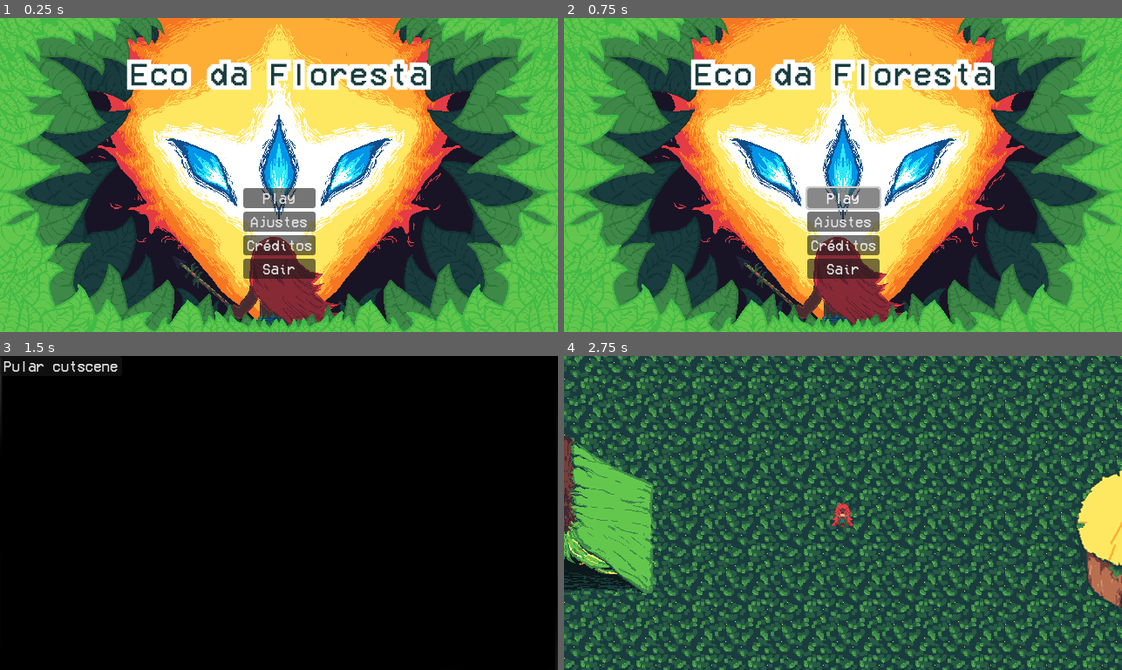
Above: before the commit, frames 1-4 (two rows, left to right).
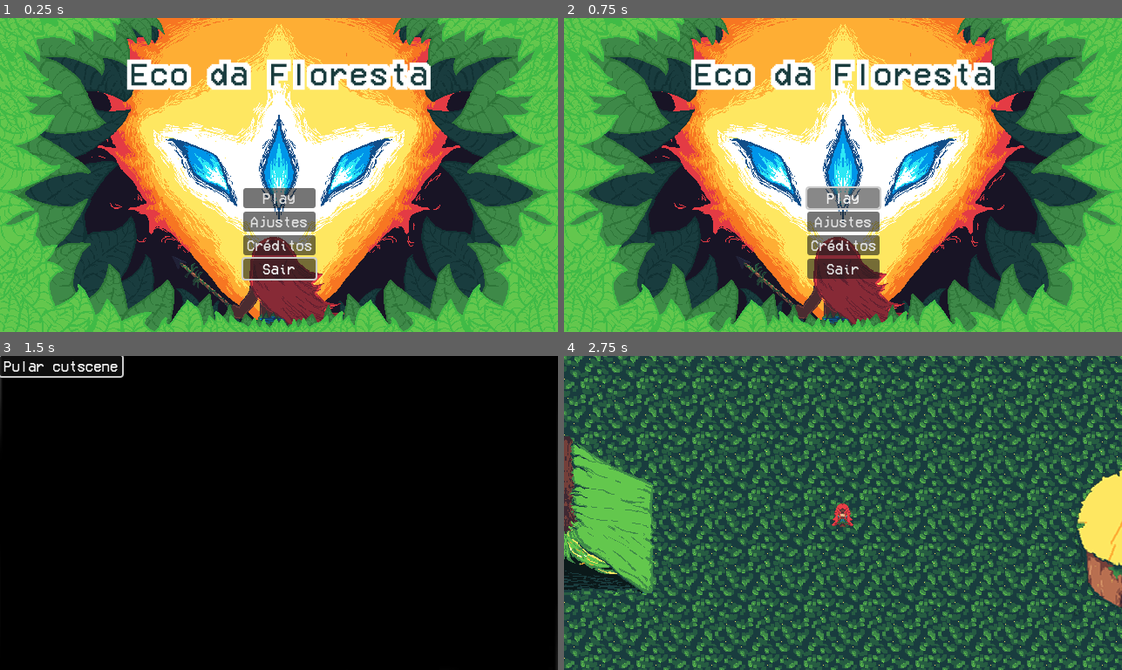
Above: after the commit, the same moments.

Repository: SamuelMTL/AmazonProject
Game: Godot game, scene res://scenes/MainMenuScene/MainMenu.tscn
Same seed, same stepped clock (60 frames per second), same inputs: the game is played once before the commit and once after it. Sound files missing from this copy of the repository are replaced by a short silence.
Inputs (mouse positions are in pixels of both pictures, inside the frame that each line leads up to):
- Up to frame 1 (0.25 s): no input
- Up to frame 2 (0.75 s): click "Play" at 0.5 s
- Up to frame 3 (1.5 s): move the mouse to (401, 497) at 1.27 s; hold Right (ui_right) from 1.28 s (still down); tap R (BoitataPower) at 1.35 s
- Up to frame 4 (2.75 s): release Right (ui_right) at 2 s; click "Pular cutscene" at 2 s

The runs differ from the first frame. In frame 1, 0.2% of the frame differs, in the area x 43-57%, y 76-84%; in frame 2, nothing differs; in frame 3, 0.1%; in frame 4, nothing differs.

Commit message:
controle

Diff:
--- /dev/null
+++ b/amazonproject/Components/CucaShopComponents/comprar.gd
@@ -0,0 +1,3 @@
+extends Button
+func _ready() -> void:
+	grab_focus()
--- a/amazonproject/Components/CucaShopComponents/cuca_shop.tscn
+++ b/amazonproject/Components/CucaShopComponents/cuca_shop.tscn
@@ -1,9 +1,11 @@
-[gd_scene load_steps=5 format=3 uid="uid://ck8ariskkrufx"]
+[gd_scene load_steps=7 format=3 uid="uid://ck8ariskkrufx"]
 
 [ext_resource type="Script" path="res://Components/CucaShopComponents/cuca_shop.gd" id="1_wu8yr"]
 [ext_resource type="Texture2D" uid="uid://dis84o1anhc3j" path="res://assets/CucaShop/Group 3.png" id="2_sfulu"]
 [ext_resource type="FontFile" uid="uid://bm1yrc41rrxlf" path="res://assets/fonts/VCR_OSD_MONO_1.001.ttf" id="3_ghpmu"]
+[ext_resource type="Script" path="res://Components/CucaShopComponents/sair.gd" id="4_77wtq"]
 [ext_resource type="AudioStream" uid="uid://dglfulsg2p7pl" path="res://assets/sound/sfx/item_buy.wav" id="4_p36ku"]
+[ext_resource type="Script" path="res://Components/CucaShopComponents/comprar.gd" id="5_a36nr"]
 
 [node name="CucaShop" type="Control"]
 layout_mode = 3
@@ -52,6 +54,7 @@
 offset_right = 23.68
 offset_bottom = 21.0
 flat = true
+script = ExtResource("4_77wtq")
 
 [node name="HBoxContainer" type="HBoxContainer" parent="."]
 layout_mode = 2
@@ -133,6 +136,7 @@
 offset_right = 167.0
 offset_bottom = 297.0
 text = "Comprar"
+script = ExtResource("5_a36nr")
 
 [node name="BuySound" type="AudioStreamPlayer" parent="."]
 stream = ExtResource("4_p36ku")
--- /dev/null
+++ b/amazonproject/Components/CucaShopComponents/sair.gd
@@ -0,0 +1,3 @@
+extends Button
+func _ready() -> void:
+	grab_focus()
--- a/amazonproject/Components/InventarioComponent/Inventory.tscn
+++ b/amazonproject/Components/InventarioComponent/Inventory.tscn
@@ -1,6 +1,7 @@
-[gd_scene load_steps=2 format=3 uid="uid://d2ynrtn7egk4q"]
+[gd_scene load_steps=3 format=3 uid="uid://d2ynrtn7egk4q"]
 
 [ext_resource type="Script" path="res://Components/InventarioComponent/inventory.gd" id="1_fck8m"]
+[ext_resource type="Script" path="res://Components/InventarioComponent/voltar.gd" id="2_qtwh2"]
 
 [node name="Inventory" type="Control"]
 process_mode = 3
@@ -32,6 +33,7 @@
 [node name="Voltar" type="Button" parent="PanelContainer/VBoxContainer"]
 layout_mode = 2
 text = "voltar"
+script = ExtResource("2_qtwh2")
 
 [node name="HBoxContainer3" type="HBoxContainer" parent="PanelContainer/VBoxContainer"]
 layout_mode = 2
--- /dev/null
+++ b/amazonproject/Components/InventarioComponent/voltar.gd
@@ -0,0 +1,4 @@
+extends Button
+
+func _ready() -> void:
+	grab_focus()
--- a/amazonproject/Components/MainMenuButtonComponent/main_menu_button.gd
+++ b/amazonproject/Components/MainMenuButtonComponent/main_menu_button.gd
@@ -10,6 +10,7 @@
 
 func _ready() -> void:
 	text = label_text
+	grab_focus()
 	click_sound.volume_db = -5
 	hover_sound.volume_db = -15
 
--- a/amazonproject/Components/MatintaShopComponent/MatintaShop.tscn
+++ b/amazonproject/Components/MatintaShopComponent/MatintaShop.tscn
@@ -1,11 +1,16 @@
-[gd_scene load_steps=7 format=3 uid="uid://tnrt1ewx2brk"]
+[gd_scene load_steps=12 format=3 uid="uid://tnrt1ewx2brk"]
 
 [ext_resource type="Script" path="res://Components/MatintaShopComponent/matinta_shop.gd" id="1_fdocv"]
 [ext_resource type="Texture2D" uid="uid://cviupvstmji03" path="res://assets/MatintaShop/Group 4.png" id="2_vmuq4"]
 [ext_resource type="Texture2D" uid="uid://b1hgblookf5j6" path="res://assets/MatintaShop/MatintaShopbutton1.png" id="3_bn3um"]
 [ext_resource type="Texture2D" uid="uid://ch4yn16ukvbce" path="res://assets/MatintaShop/MatintaShopbutton2.png" id="4_b6s0f"]
 [ext_resource type="AudioStream" uid="uid://dglfulsg2p7pl" path="res://assets/sound/sfx/item_buy.wav" id="5_11mur"]
+[ext_resource type="Script" path="res://Components/MatintaShopComponent/vender_button.gd" id="5_b222m"]
 [ext_resource type="AudioStream" uid="uid://cj23nylhaw0ke" path="res://assets/sound/sfx/item_sell.wav" id="6_6fhdr"]
+[ext_resource type="Script" path="res://Components/MatintaShopComponent/comprar_button.gd" id="6_741yh"]
+[ext_resource type="Script" path="res://Components/MatintaShopComponent/armaduras_button.gd" id="7_y04hn"]
+[ext_resource type="Script" path="res://Components/MatintaShopComponent/armas_button.gd" id="8_onmak"]
+[ext_resource type="Script" path="res://Components/MatintaShopComponent/voltar.gd" id="9_l67oc"]
 
 [node name="MatintaShop" type="Control"]
 layout_mode = 3
@@ -49,6 +54,7 @@
 toggle_mode = true
 texture_normal = ExtResource("3_bn3um")
 texture_pressed = ExtResource("4_b6s0f")
+script = ExtResource("5_b222m")
 
 [node name="VenderLabel" type="Label" parent="TextureRect/VBoxContainer/HBoxContainer/VBoxContainer/VenderButton"]
 layout_mode = 1
@@ -75,6 +81,7 @@
 button_pressed = true
 texture_normal = ExtResource("3_bn3um")
 texture_pressed = ExtResource("4_b6s0f")
+script = ExtResource("6_741yh")
 
 [node name="ComprarLabel" type="Label" parent="TextureRect/VBoxContainer/HBoxContainer/VBoxContainer2/ComprarButton"]
 layout_mode = 1
@@ -119,6 +126,7 @@
 button_pressed = true
 texture_normal = ExtResource("3_bn3um")
 texture_pressed = ExtResource("4_b6s0f")
+script = ExtResource("7_y04hn")
 
 [node name="ArmadurasLabel" type="Label" parent="TextureRect/VBoxContainer/ComprarContainer/HBoxContainer/ArmadurasButton"]
 layout_mode = 1
@@ -141,6 +149,7 @@
 toggle_mode = true
 texture_normal = ExtResource("3_bn3um")
 texture_pressed = ExtResource("4_b6s0f")
+script = ExtResource("8_onmak")
 
 [node name="ArmasLabel" type="Label" parent="TextureRect/VBoxContainer/ComprarContainer/HBoxContainer/ArmasButton"]
 layout_mode = 1
@@ -187,6 +196,7 @@
 offset_right = 24.24
 offset_bottom = 25.96
 flat = true
+script = ExtResource("9_l67oc")
 
 [node name="Carteira" type="Label" parent="."]
 layout_mode = 0
--- /dev/null
+++ b/amazonproject/Components/MatintaShopComponent/armaduras_button.gd
@@ -0,0 +1,4 @@
+extends TextureButton
+
+func _ready() -> void:
+	grab_focus()
--- /dev/null
+++ b/amazonproject/Components/MatintaShopComponent/armas_button.gd
@@ -0,0 +1,4 @@
+extends TextureButton
+
+func _ready() -> void:
+	grab_focus()
--- /dev/null
+++ b/amazonproject/Components/MatintaShopComponent/comprar_button.gd
@@ -0,0 +1,4 @@
+extends TextureButton
+
+func _ready() -> void:
+	grab_focus()
--- /dev/null
+++ b/amazonproject/Components/MatintaShopComponent/vender_button.gd
@@ -0,0 +1,4 @@
+extends TextureButton
+
+func _ready() -> void:
+	grab_focus()
--- /dev/null
+++ b/amazonproject/Components/MatintaShopComponent/voltar.gd
@@ -0,0 +1,4 @@
+extends Button
+
+func _ready() -> void:
+	grab_focus()
--- a/amazonproject/Components/PauseComponent/pause_components_buttons.gd
+++ b/amazonproject/Components/PauseComponent/pause_components_buttons.gd
@@ -8,6 +8,7 @@
 	text = label_text
 	click_sound.volume_db = -5
 	hover_sound.volume_db = -15
+	grab_focus()
 
 func _on_pressed() -> void:
 	click_sound.play()
--- a/amazonproject/project.godot
+++ b/amazonproject/project.godot
@@ -105,11 +105,13 @@
 pause={
 "deadzone": 0.2,
 "events": [Object(InputEventKey,"resource_local_to_scene":false,"resource_name":"","device":-1,"window_id":0,"alt_press …(195 unchanged characters)…
+, Object(InputEventJoypadButton,"resource_local_to_scene":false,"resource_name":"","device":-1,"button_index":6,"pressure":0.0,"pressed":true,"script":null)
 ]
 }
 inventario={
 "deadzone": 0.2,
 "events": [Object(InputEventKey,"resource_local_to_scene":false,"resource_name":"","device":-1,"window_id":0,"alt_press …(192 unchanged characters)…
+, Object(InputEventJoypadButton,"resource_local_to_scene":false,"resource_name":"","device":-1,"button_index":3,"pressure":0.0,"pressed":true,"script":null)
 ]
 }
 Habilidades={
@@ -120,36 +122,43 @@
 equip_tacape={
 "deadzone": 0.2,
 "events": [Object(InputEventKey,"resource_local_to_scene":false,"resource_name":"","device":-1,"window_id":0,"alt_press …(191 unchanged characters)…
+, Object(InputEventJoypadButton,"resource_local_to_scene":false,"resource_name":"","device":-1,"button_index":11,"pressure":0.0,"pressed":true,"script":null)
 ]
 }
 equip_lanca={
 "deadzone": 0.2,
 "events": [Object(InputEventKey,"resource_local_to_scene":false,"resource_name":"","device":-1,"window_id":0,"alt_press …(191 unchanged characters)…
+, Object(InputEventJoypadButton,"resource_local_to_scene":false,"resource_name":"","device":-1,"button_index":13,"pressure":0.0,"pressed":true,"script":null)
 ]
 }
 equip_boleadeira={
 "deadzone": 0.2,
 "events": [Object(InputEventKey,"resource_local_to_scene":false,"resource_name":"","device":-1,"window_id":0,"alt_press …(191 unchanged characters)…
+, Object(InputEventJoypadButton,"resource_local_to_scene":false,"resource_name":"","device":-1,"button_index":14,"pressure":0.0,"pressed":true,"script":null)
 ]
 }
 equip_zarabatana={
 "deadzone": 0.2,
 "events": [Object(InputEventKey,"resource_local_to_scene":false,"resource_name":"","device":-1,"window_id":0,"alt_press …(191 unchanged characters)…
+, Object(InputEventJoypadButton,"resource_local_to_scene":false,"resource_name":"","device":-1,"button_index":12,"pressure":0.0,"pressed":true,"script":null)
 ]
 }
 CurupiraPower={
 "deadzone": 0.2,
 "events": [Object(InputEventKey,"resource_local_to_scene":false,"resource_name":"","device":-1,"window_id":0,"alt_press …(192 unchanged characters)…
+, Object(InputEventJoypadButton,"resource_local_to_scene":false,"resource_name":"","device":-1,"button_index":10,"pressure":0.0,"pressed":true,"script":null)
 ]
 }
 IaraPower={
 "deadzone": 0.2,
 "events": [Object(InputEventKey,"resource_local_to_scene":false,"resource_name":"","device":-1,"window_id":0,"alt_press …(192 unchanged characters)…
+, Object(InputEventJoypadMotion,"resource_local_to_scene":false,"resource_name":"","device":-1,"axis":5,"axis_value":1.0,"script":null)
 ]
 }
 BoitataPower={
 "deadzone": 0.2,
 "events": [Object(InputEventKey,"resource_local_to_scene":false,"resource_name":"","device":-1,"window_id":0,"alt_press …(192 unchanged characters)…
+, Object(InputEventJoypadMotion,"resource_local_to_scene":false,"resource_name":"","device":-1,"axis":4,"axis_value":1.0,"script":null)
 ]
 }
 
--- a/amazonproject/scenes/MainMenuScene/MainMenu.tscn
+++ b/amazonproject/scenes/MainMenuScene/MainMenu.tscn
@@ -36,21 +36,27 @@
 
 [node name="Jogar" parent="VBoxContainer" instance=ExtResource("1_a8k1n")]
 layout_mode = 2
+focus_neighbor_bottom = NodePath("../Opcoes")
 label_text = "Play"
 next_scene = "res://scenes/CutsceneScene/CutsceneScene.tscn"
 
 [node name="Opcoes" parent="VBoxContainer" instance=ExtResource("1_a8k1n")]
 layout_mode = 2
+focus_neighbor_top = NodePath("../Jogar")
+focus_neighbor_bottom = NodePath("../Créditos")
 label_text = "Ajustes"
 next_scene = "res://scenes/AjustesScene/AjustesScene.tscn"
 
 [node name="Créditos" parent="VBoxContainer" instance=ExtResource("1_a8k1n")]
 layout_mode = 2
+focus_neighbor_top = NodePath("../Opcoes")
+focus_neighbor_bottom = NodePath("../Sair")
 label_text = "Créditos"
 next_scene = "res://scenes/CréditosScene/CréditosScene.tscn"
 
 [node name="Sair" parent="VBoxContainer" instance=ExtResource("1_a8k1n")]
 layout_mode = 2
+focus_neighbor_top = NodePath("../Créditos")
 label_text = "Sair"
 
 [node name="Background Music" type="AudioStreamPlayer2D" parent="."]
